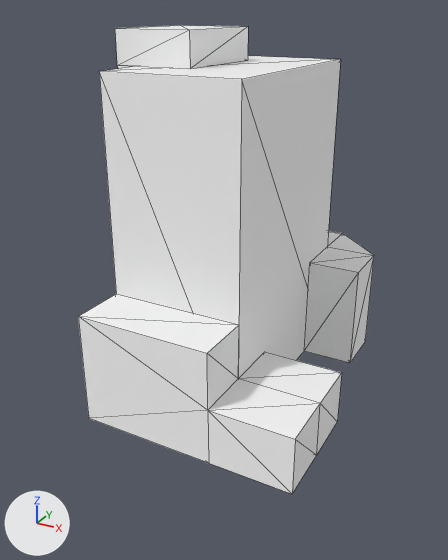
A saved change to the glTF model models/SaeBit.glb.
Before and after are seen from a 50 mm camera at (35.0, -68.3, 46.2) aimed at (-0.3, -4.1, 14.1). Arrows for +X, +Y and +Z are at lower left; the lights stay in place. Mesh edges are drawn as thin lines. Vertices at the same position are counted once.
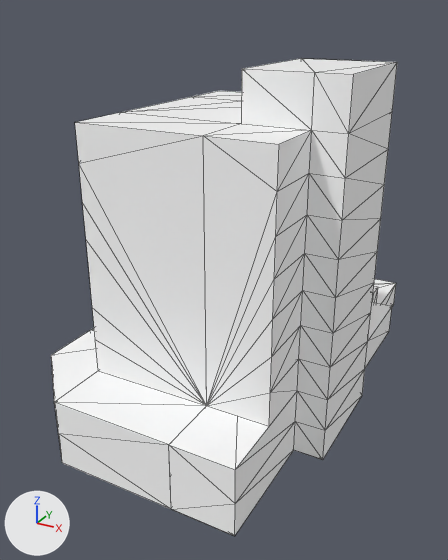
What the commit changed:
Material 'Material' (mat_material) is new.
Its base color is (1.0, 1.0, 1.0) (white #ffffff).
Its metallic is 1.0.
Its roughness is 1.0.
me_cube is used by ob_cube; location (0.0, 0.0, 9.0).
me_cube had 59 vertices, 91 faces and spanned x -13.0..17.0, y -21.0..21.0, z -9.0..35.0.
me_cube no longer uses material mat_buildingdefaultmaterial (white #ffffff).
me_cube now has 161 vertices, 318 faces and spans x -18.0..17.9, y -28.8..28.8, z -1.0..40.0.
me_cube part 1: the loose piece of 25 vertices spanning x -10.0..17.0, y -21.0..14.0, z -9.0..31.0 is rebuilt with 161 vertices and now spans x -18.0..17.9, y -28.8..28.8, z -1.0..40.0, in mat_material (white #ffffff).
me_cube part 2: the loose piece of 20 vertices spanning x -10.0..14.0, y 7.0..21.0, z -9.0..5.0 is deleted.
me_cube part 3: the loose piece of 14 vertices spanning x -13.0..-3.0, y -7.0..7.0, z -9.0..35.0 is deleted.
me_cube now uses material mat_material (white #ffffff).
Object 'Cube' (ob_cube) moves from (0.0, 0.0, 9.0) to (0.0, 0.0, 1.0).

Location of each change, (x1, y1, x2, y2) in pixels of the pictures (448 x 560 px):
'Cube', reshaped, moved (17% wider): before (78, 25, 374, 494); after (51, 58, 397, 536)
part 1 of me_cube, rebuilt (31% wider, 9% taller): before (78, 56, 342, 494); after (51, 58, 397, 536)
part 2 of me_cube, deleted: before (304, 231, 374, 363)
part 3 of me_cube, deleted: before (115, 25, 248, 69)
